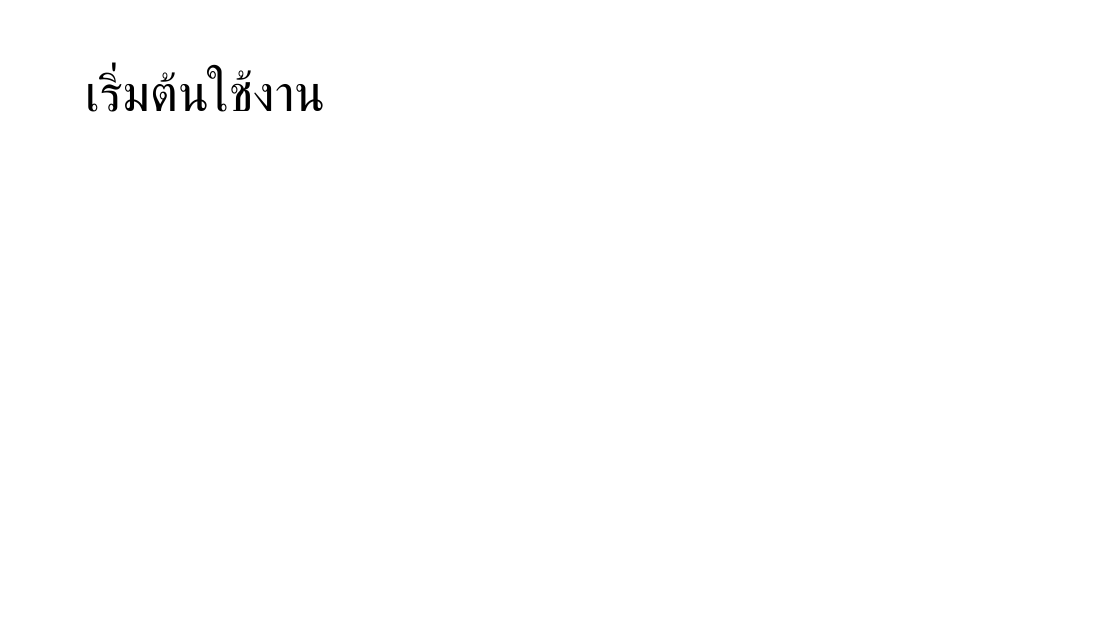
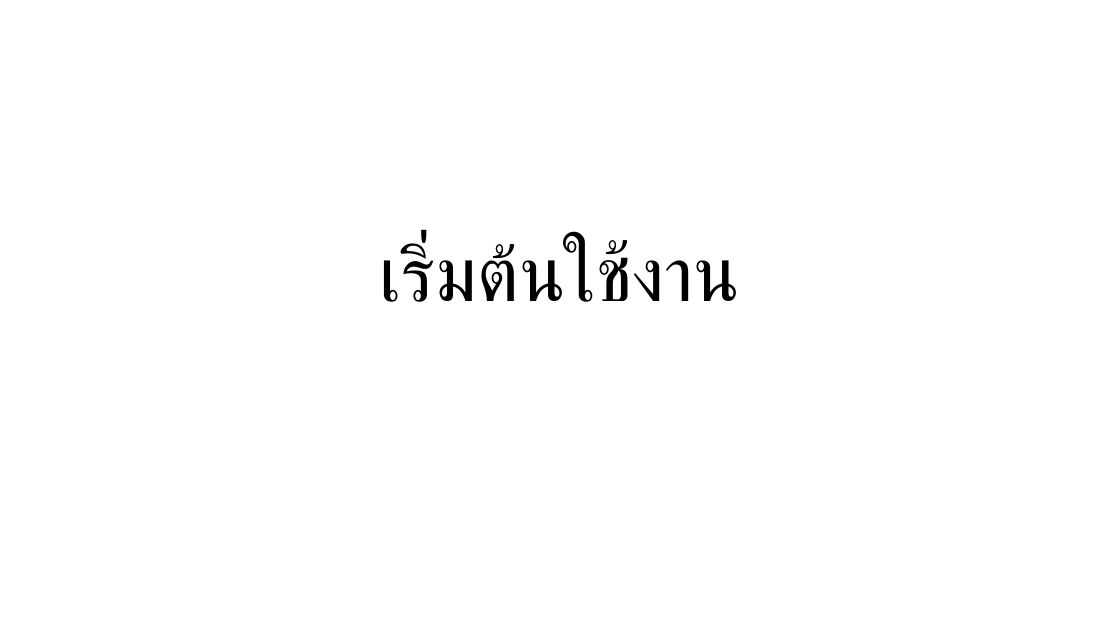
Before and after one commit to bratchasak/gcalendar, a slide deck: slide 2 of Google Calendar.pptx. Drawn at 1120x630 pixels with LibreOffice and Linux fonts; fonts in the diff are those of the drawing. Boxes give left, top, right and bottom in pixels: in the first picture for what was removed or moved away, otherwise in the second. Text is boxed around its words. In the diff, an @@ line names an element or a change of style, - is before the commit and + after.

```diff
--- a/Google Calendar.pptx
+++ b/Google Calendar.pptx
@@ title "เริ่มต้นใช้งาน": place and size @@
-title "เริ่มต้นใช้งาน" at (85,71,325,112)
+title "เริ่มต้นใช้งาน" at (380,241,740,302)
@@ title "เริ่มต้นใช้งาน" at (380,241,740,302): size 44 to 66 pt; alignment left to centre; vertical alignment middle to bottom @@
```
Also in this commit, not shown: 16 other slides changed.
